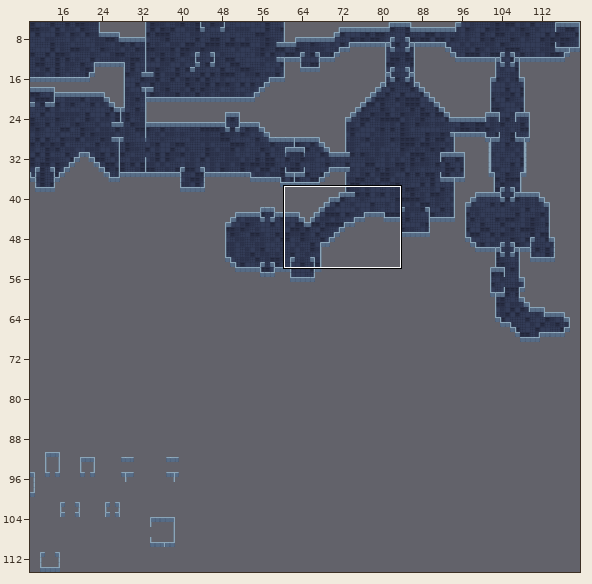
Two versions of a level (Tiled map (JSON), assets/dungeon-map-1.tmj). The picture above shows the old version from afar; the outline marks the close-up.
Close-up. Earlier state:
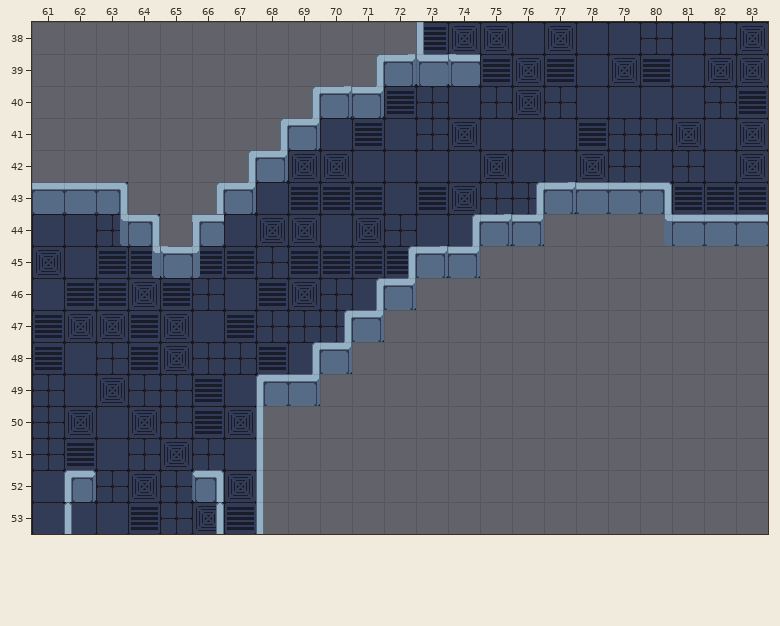
Cells are 32x32 px. Shown: x 61..83, y 38..53. The commit also changed other parts of the map, which this record leaves out. The old version is drawn lined up with the new one.
And afterwards:
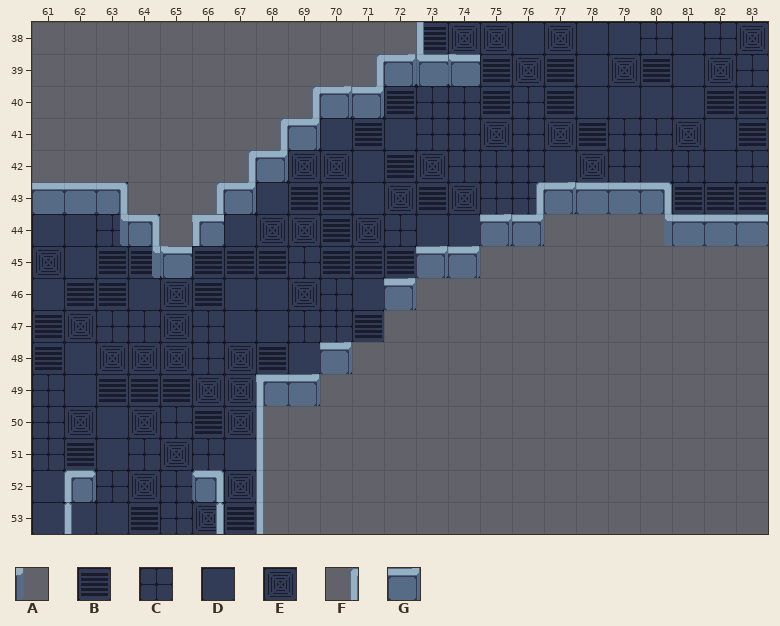
Key: from "tileset-x1": A 39, B 69, C 70, D 71, E 106, F 341, G 378.
_ is an empty cell, . an unchanged one.
Difference:
map size 120x120 -> 120x80 cells
--- layer "Ground-n"
@@ x 63..83 @@
-39 ....................E
-40 ...........DCEC....C.
-41 ...........EDDD.....E
-42 .........DDDED......E
-43 ........BD...........
-44 .......D.............
-45 .....CB..............
-46 .EBC.B...............
-47 EB.DBC...............
-48 CB..C................
-49 ECCBD................
+39 ....................C
+40 ...........CBCB....B.
+41 ...........CECE.....B
+42 .........BECCC......C
+43 ........DE...........
+44 .......B.............
+45 .....BC..............
+46 .DEB.D...............
+47 CC.CDD...............
+48 EE..E................
+49 BBBEE................
--- layer "Walls-n"
@@ x 66..74 @@
-44 ........F
-45 A.....F..
-46 .....F...
-47 ....FG...
-48 ...F.....
+44 ........_
+45 _....._..
+46 ....._...
+47 ....__...
+48 ..._.....
